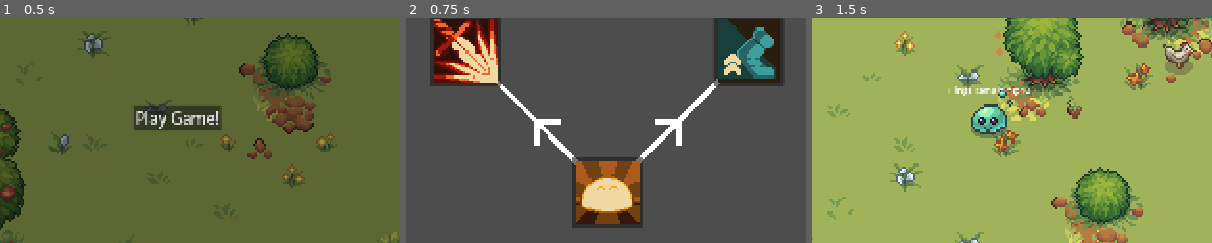
Above: before the commit, frames 1-3 (left to right).
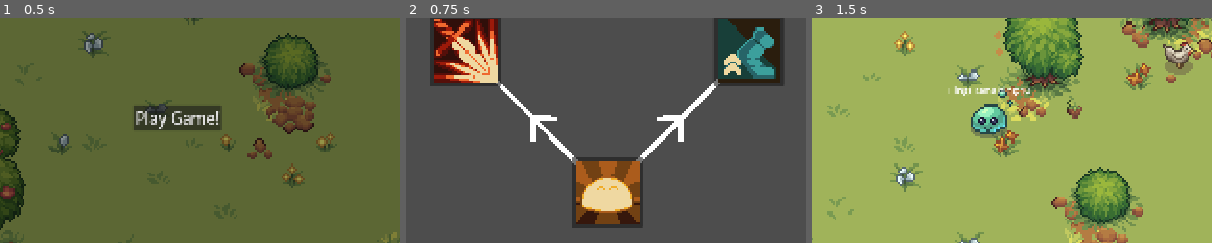
Above: after the commit, the same moments.

Repository: Auseawesome/HavenBounceBack
Game: Godot game, scene res://main.tscn
Two runs of this game, one before a commit and one after it. Both use one fixed random seed, a clock stepped at 60 frames per second and the inputs below.
Inputs:
- Up to frame 1 (0.5 s): no input
- Up to frame 2 (0.75 s): click "Play Game!" at 0.5 s
- Up to frame 3 (1.5 s): click "Enter Level" at 1.25 s
The pictures show only the part of the screen within x 28-78%, y 28-78%; the shares and areas given below are measured in that part.

Frame 1 is identical in both runs. In frame 2, 0.7% of the frame differs, in the area x 31-70%, y 43-57%; in frame 3, nothing differs.

Commit message:
Better centre dependency arrows

Diff:
--- a/ui/skill_tree/skill_upgrade.gd
+++ b/ui/skill_tree/skill_upgrade.gd
@@ -60,7 +60,7 @@
 		var join_vec := line_start - line_end
 		var join_angle := join_vec.angle()
 
-		var arrow_start := (line_start + line_end) / 2
+		var arrow_start := (line_start + line_end + Vector2(16, 0).rotated(join_angle)) / 2
 		var arrow_start_offset := arrow_start + Vector2(0.1, 0).rotated(join_angle)
 
 		var arrow_top := arrow_start + Vector2(-32, 32).rotated(join_angle)
